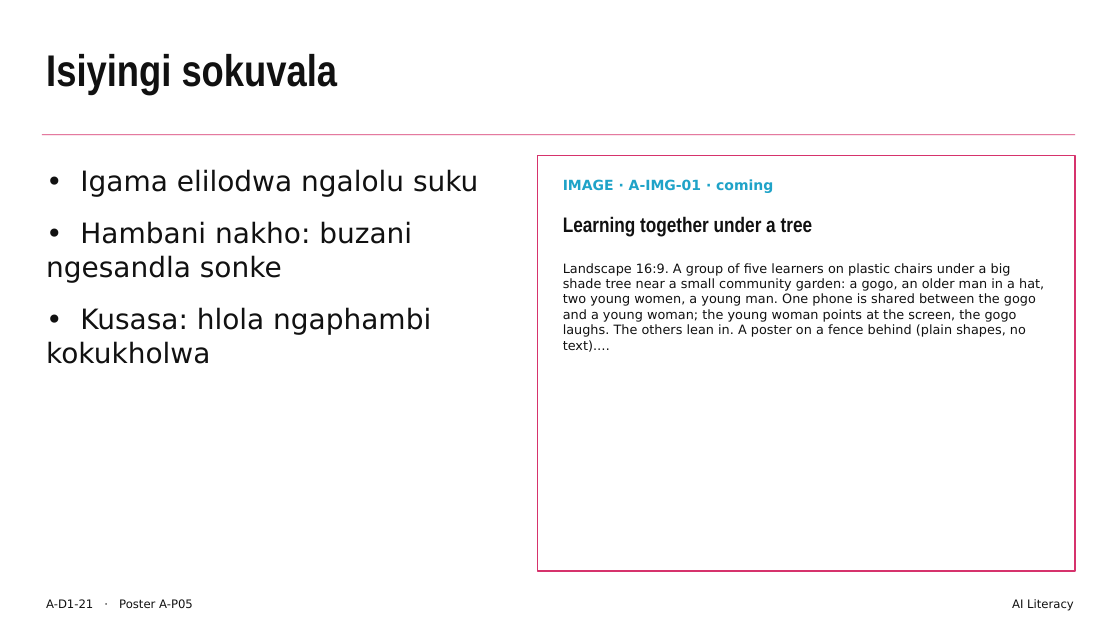
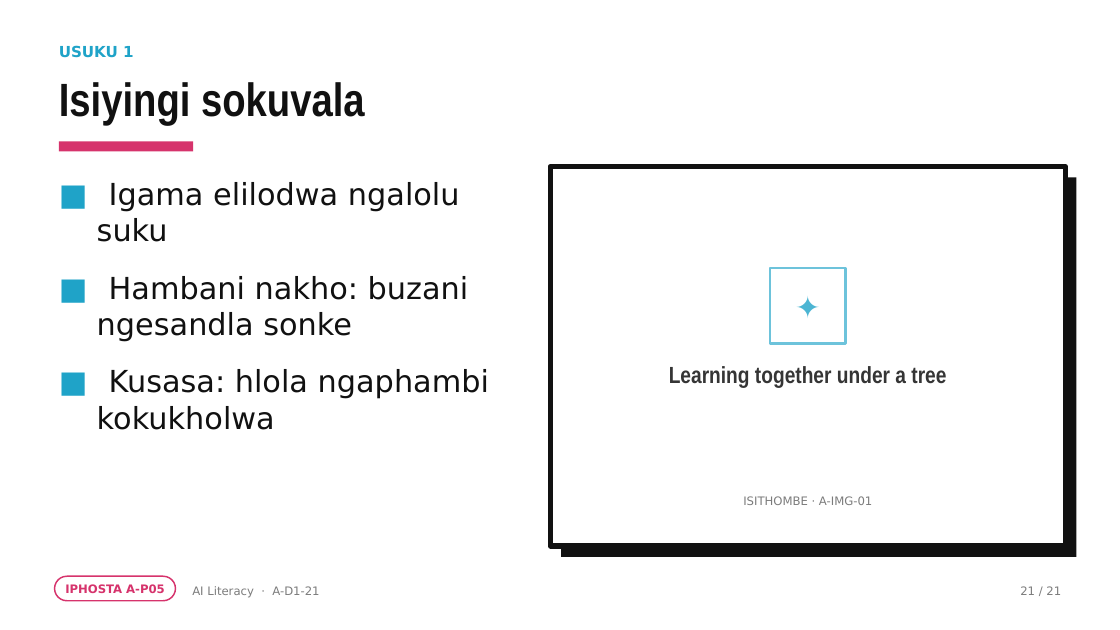
Before and after one commit to rorymclark-prog/ImbewuField, a slide deck: slide 21 of courses/build/ai-literacy/A-D1.zu.pptx. Drawn at 1120x630 pixels with LibreOffice and Linux fonts; fonts in the diff are those of the drawing. Boxes give left, top, right and bottom in pixels: in the first picture for what was removed or moved away, otherwise in the second. Text is boxed around its words. In the diff, an @@ line names an element or a change of style, - is before the commit and + after.

```diff
--- a/courses/build/ai-literacy/A-D1.zu.pptx
+++ b/courses/build/ai-literacy/A-D1.zu.pptx
@@ text added at (x1=59, y1=45, x2=134, y2=58), 13 pt, text #1FA3C8, bold @@
+USUKU 1
@@ text "Isiyingi sokuvala" moved from (x1=46, y1=54, x2=338, y2=94) to (x1=59, y1=82, x2=365, y2=125) @@
@@ text "Isiyingi sokuvala" at (x1=59, y1=82, x2=365, y2=125): size 38 to 40 pt; line spacing 1 to 0.95 @@
@@ rectangle removed at (x1=42, y1=134, x2=1075, y2=135) @@
@@ rectangle added at (x1=59, y1=141, x2=193, y2=151), fill #D6336C @@
@@ rectangle resized from (x1=538, y1=155, x2=1075, y2=571) to (x1=550, y1=166, x2=1065, y2=546) @@
@@ rectangle at (x1=550, y1=166, x2=1065, y2=546): outline #D6336C 1.25 pt to #111111 4.5 pt @@
@@ rectangle added at (x1=561, y1=177, x2=1076, y2=557), fill #111111 @@
@@ text at (x1=97, y1=182, x2=489, y2=430): text changed; size 24 to 26 pt @@
-• Igama elilodwa ngalolu suku
-• Hambani nakho: buzani ngesandla sonke
-• Kusasa: hlola ngaphambi kokukholwa
+■ Igama elilodwa ngalolu suku
+■ Hambani nakho: buzani ngesandla sonke
+■ Kusasa: hlola ngaphambi kokukholwa
@@ text removed at (x1=563, y1=263, x2=1044, y2=352) @@
-Landscape 16:9. A group of five learners on plastic chairs under a big shade tree near a small community garden: a gogo, an older man in a hat, two young women, a young man. One phone is shared between the gogo and a young woman; the young woman points at the screen, the gogo laughs. The others lean in. A poster on a fence behind (plain shapes, no text).…
@@ rectangle added at (x1=770, y1=268, x2=846, y2=344), outline #6DC3DB 2 pt @@
@@ text added at (x1=770, y1=268, x2=846, y2=344), 26 pt, text #4CB5D3 @@
+✦
@@ text "Learning together under a tree" moved from (x1=563, y1=216, x2=813, y2=237) to (x1=669, y1=366, x2=946, y2=388) @@
@@ text "Learning together under a tree" at (x1=669, y1=366, x2=946, y2=388): size 18 to 20 pt, text colour #111111 to #353535; alignment left to centre @@
@@ text at (x1=743, y1=496, x2=872, y2=505): text changed; size 12 to 10 pt; text colour #1FA3C8 to #7C7C7C; bold off @@
-IMAGE · A-IMG-01 · coming
+ISITHOMBE · A-IMG-01
@@ rounded rectangle added at (x1=55, y1=576, x2=176, y2=601), outline #D6336C 1.25 pt @@
@@ text added at (x1=65, y1=584, x2=165, y2=593), 10 pt, text #D6336C, bold @@
+IPHOSTA A-P05
@@ text "AI Literacy · A-D1-21" at (x1=192, y1=586, x2=319, y2=598): vertical alignment top to middle @@
@@ text at (x1=192, y1=586, x2=319, y2=598): text changed; text colour #111111 to #7C7C7C @@
-A-D1-21 · Poster A-P05
+AI Literacy · A-D1-21
@@ text removed at (x1=1012, y1=599, x2=1074, y2=611) @@
-AI Literacy
@@ text added at (x1=1020, y1=586, x2=1061, y2=595), 10 pt, text #7C7C7C @@
+21 / 21
```
Also in this commit, not shown: 20 other slides changed, 49 other files.
